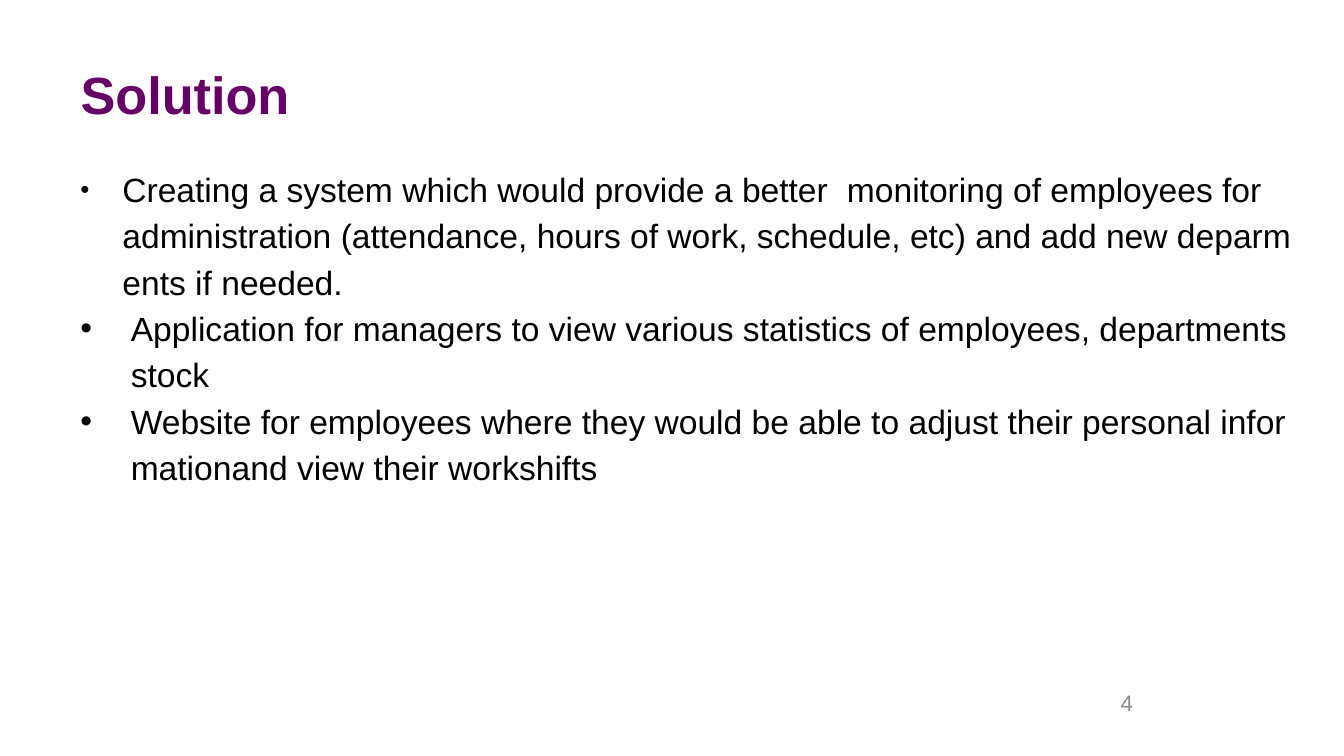
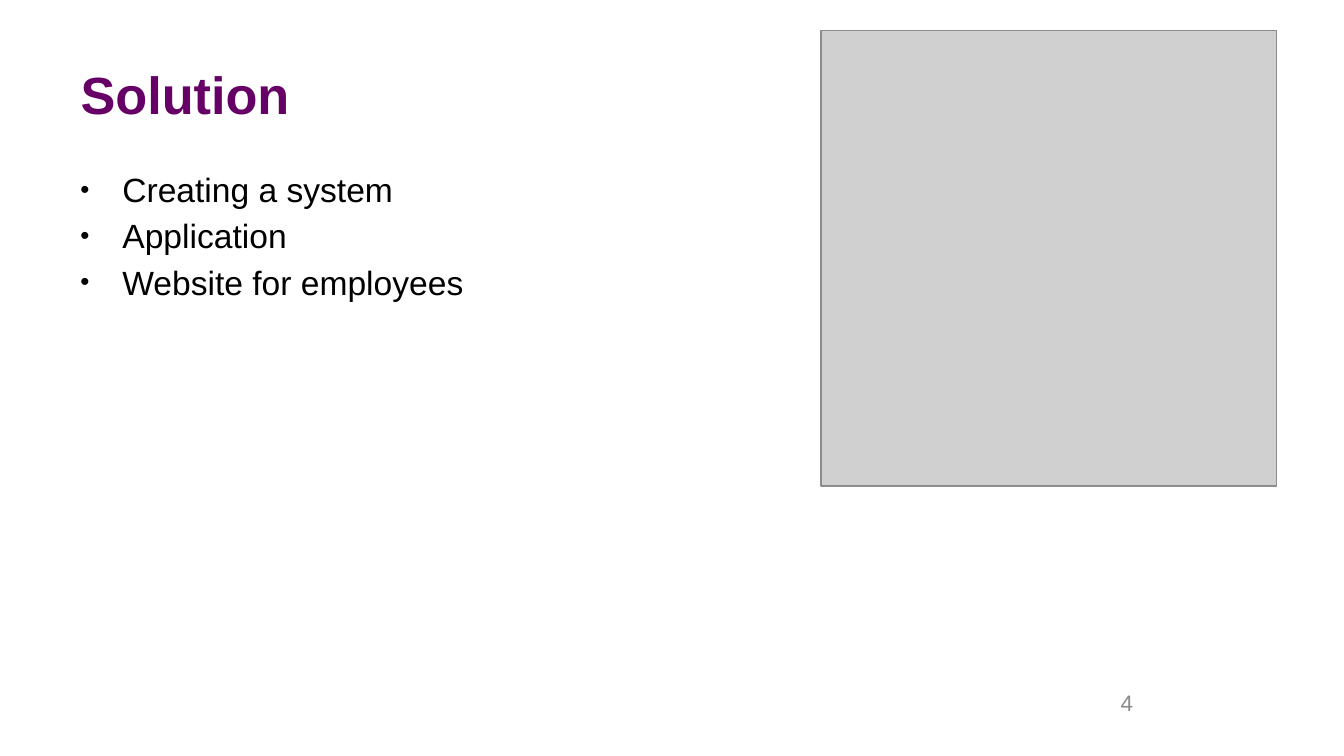
Before and after one commit to MateiMitran/MediaBazaarSemester2, a slide deck: slide 4 of MediaBazaar_Presentation.pptx. Drawn at 1344x756 pixels with LibreOffice and Linux fonts; fonts in the diff are those of the drawing; grey boxes stand for pictures; background and template pictures are left out. Boxes give left, top, right and bottom in pixels: in the first picture for what was removed or moved away, otherwise in the second. Text is boxed around its words. In the diff, an @@ line names an element or a change of style, - is before the commit and + after.

```diff
--- a/MediaBazaar_Presentation.pptx
+++ b/MediaBazaar_Presentation.pptx
@@ picture added at (821, 31, 1277, 487) @@
@@ text at (122, 177, 463, 301): text changed @@
-• Creating a system which would provide a better monitoring of employees for administration (attendance, hours of work, schedule, etc) and add new deparments if needed.
-• Application for managers to view various statistics of employees, departments stock
-• Website for employees where they would be able to adjust their personal informationand view their workshifts
+• Creating a system
+• Application
+• Website for employees
```
Also in this commit, not shown: 3 other slides changed.
